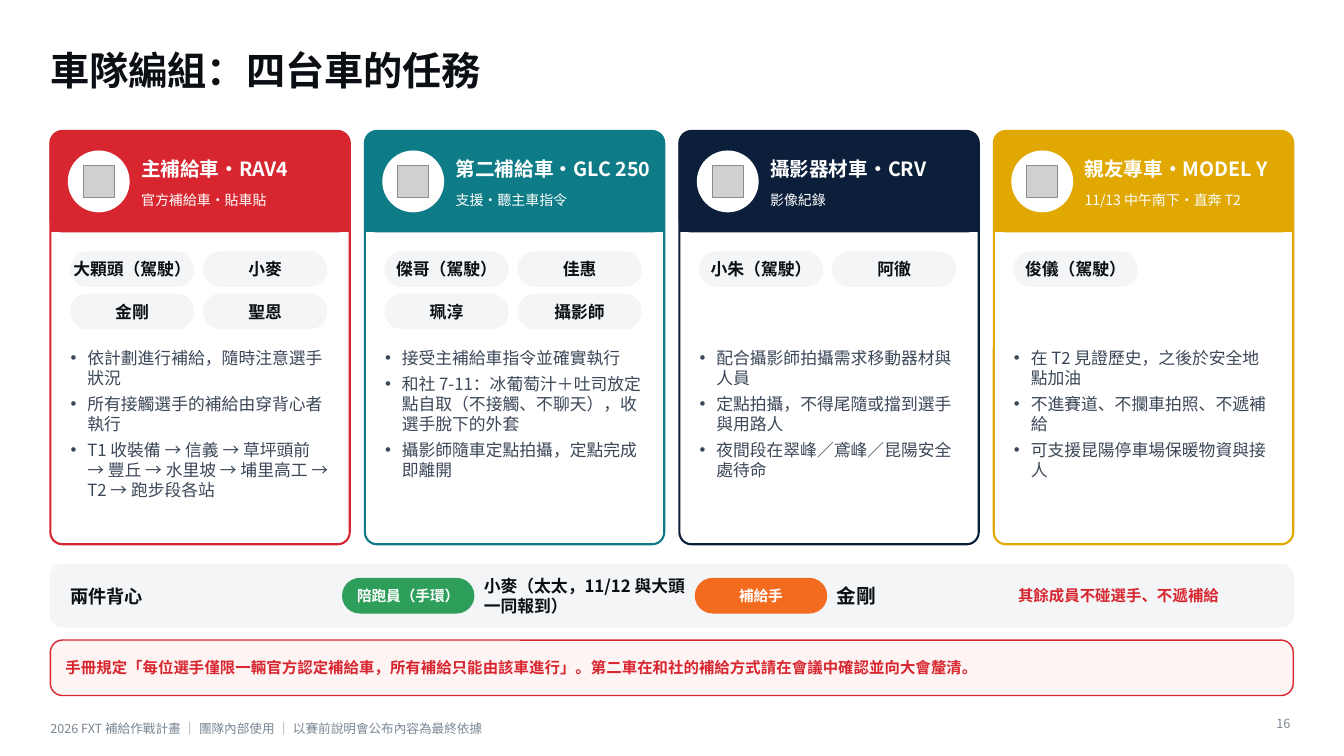
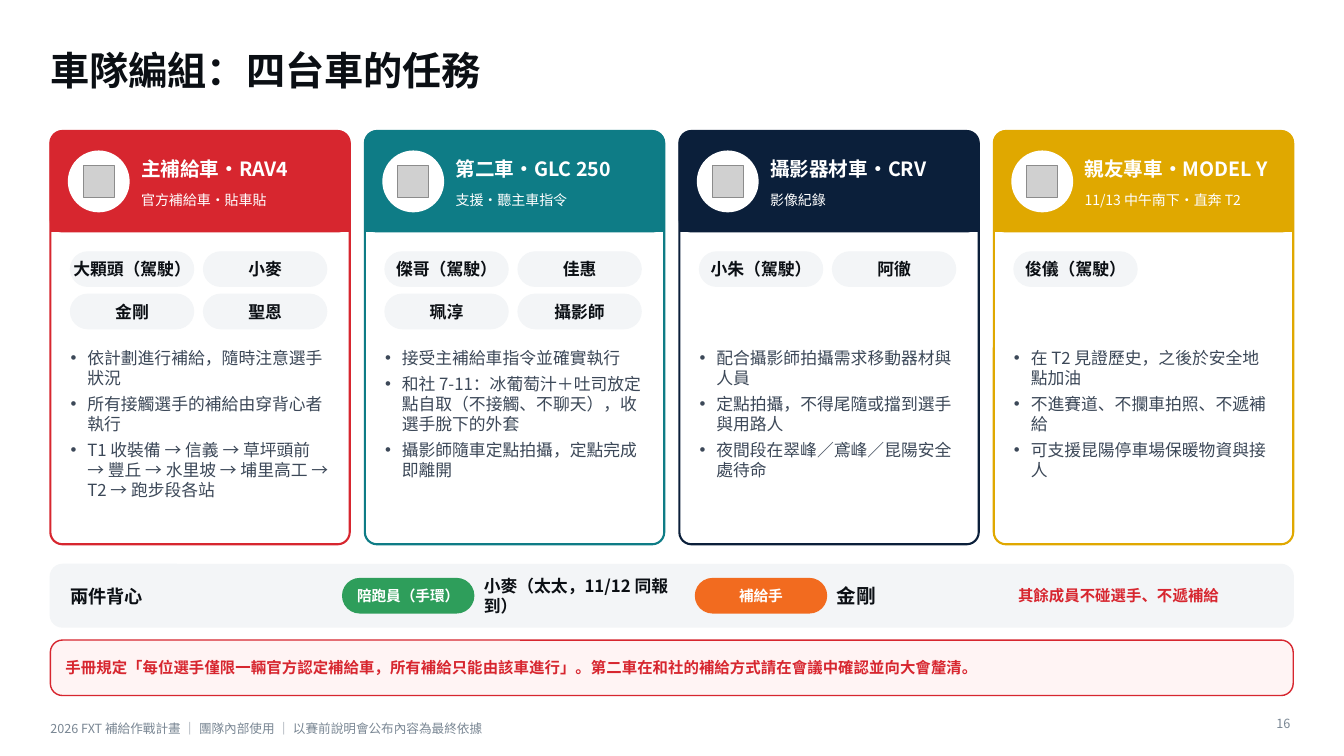
Before and after one commit to powermovebboy-sys/Race-site, a slide deck: slide 16 of deck/2026_FXT_補給作戰計畫.pptx. Drawn at 1344x756 pixels with LibreOffice and Linux fonts; fonts in the diff are those of the drawing; grey boxes stand for pictures. Boxes give left, top, right and bottom in pixels: in the first picture for what was removed or moved away, otherwise in the second. Text is boxed around its words. In the diff, an @@ line names an element or a change of style, - is before the commit and + after.

```diff
--- a/deck/2026_FXT_補給作戰計畫.pptx
+++ b/deck/2026_FXT_補給作戰計畫.pptx
@@ text at (x1=456, y1=159, x2=611, y2=178): text changed @@
-第二補給車・GLC 250
+第二車・GLC 250
@@ text at (x1=484, y1=575, x2=669, y2=614): text changed @@
-小麥（太太，11/12 與大頭一同報到）
+小麥（太太，11/12 同報到）
```
Also in this commit, not shown: 17 other slides changed, 9 other files.
